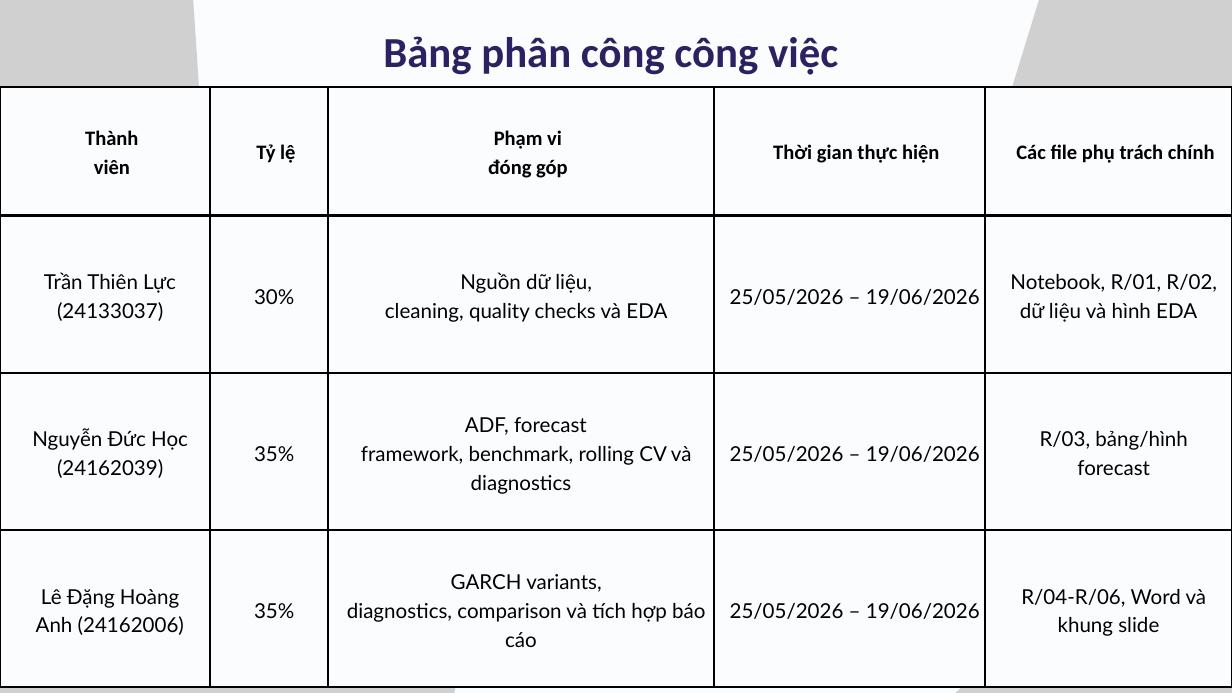
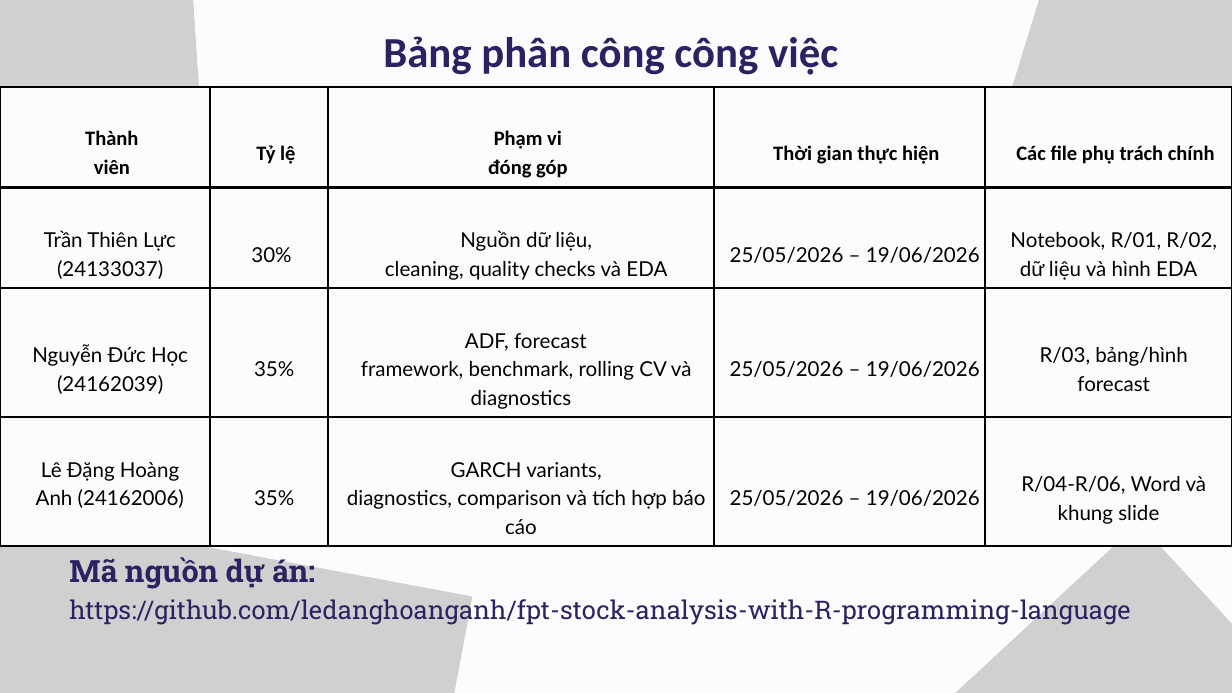
Before and after one commit to ledanghoanganh/fpt-stock-analysis-with-R-programming-language, a slide deck: slide 19 of presentation/bao_cao_demo.pptx. Drawn at 1232x693 pixels with LibreOffice and Linux fonts; fonts in the diff are those of the drawing; grey boxes stand for pictures. Boxes give left, top, right and bottom in pixels: in the first picture for what was removed or moved away, otherwise in the second. Text is boxed around its words. In the diff, an @@ line names an element or a change of style, - is before the commit and + after.

```diff
--- a/presentation/bao_cao_demo.pptx
+++ b/presentation/bao_cao_demo.pptx
@@ table: place and size @@
-table at (0,87,1232,687)
+table at (0,87,1232,546)
@@ text added at (69,555,1130,626), 29.9 pt, text #2D2261 @@
+Mã nguồn dự án:
+https://github.com/ledanghoanganh/fpt-stock-analysis-with-R-programming-language
```
Also in this commit, not shown: 6 other slides changed, 32 other files.
